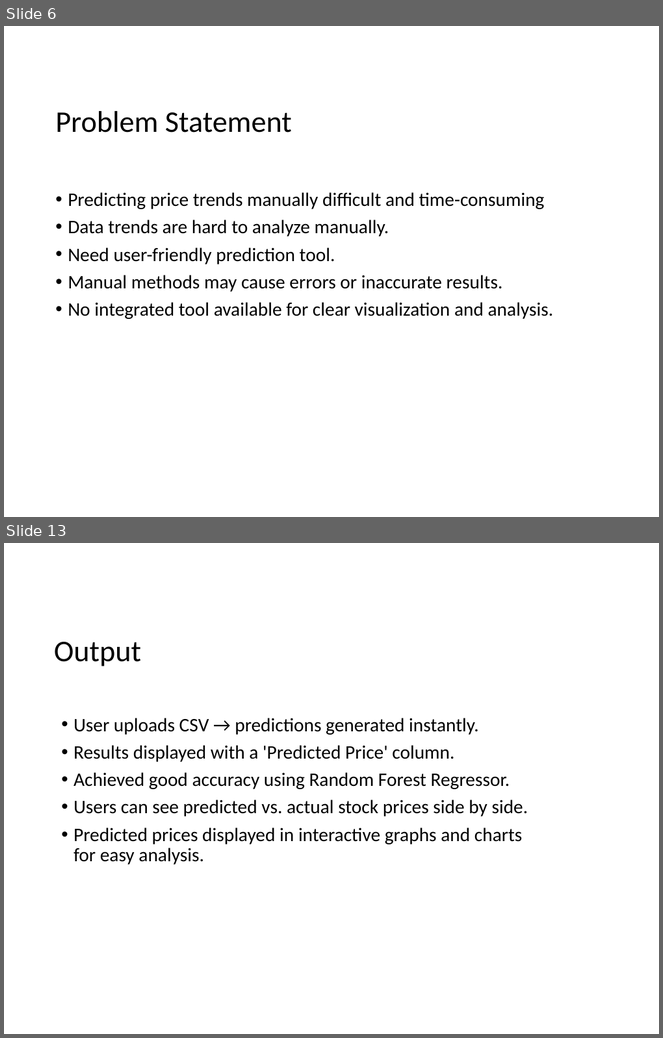
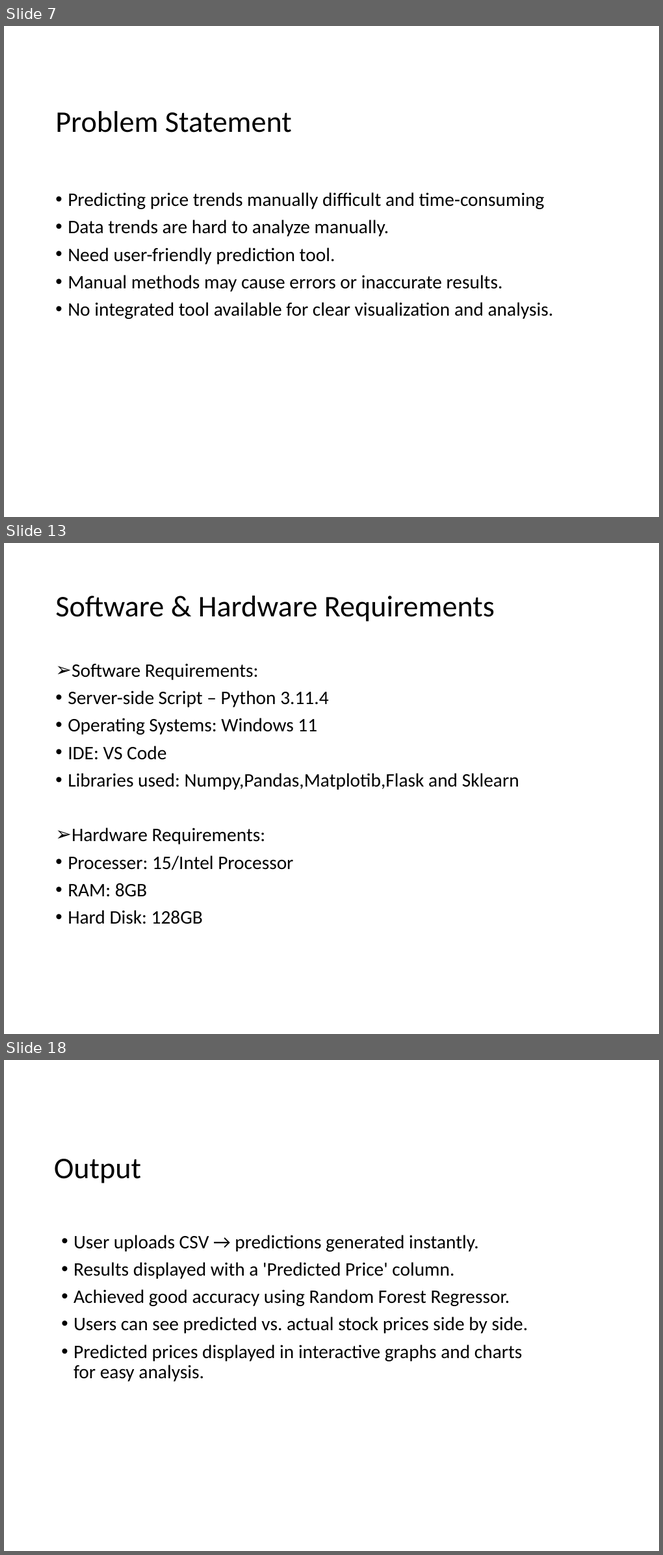
Before and after one commit to swetha-01-max/Estimating-stock-prediction-, a slide deck: Stock_Prediction_Flask_Project_Presentation1.pptx. Shown one above the other, each under a label of ours: slides 6 and 13 before the commit, slides 7, 13 and 18 after it; the slides between them are not shown. The pictures are 663x1038 and 663x1555 pixels, drawn with LibreOffice and Linux fonts; fonts in the diff are those of the drawing; background and template pictures are left out. Boxes give left, top, right and bottom in pixels: in the first picture for what was removed or moved away, otherwise in the second. Text is boxed around its words. In the diff, an @@ line names an element or a change of style, - is before the commit and + after.

```diff
--- a/Stock_Prediction_Flask_Project_Presentation1.pptx
+++ b/Stock_Prediction_Flask_Project_Presentation1.pptx
@@ slide 13 added at bbox=[4, 543, 659, 1034], background picture (left out) @@
@@ title added at bbox=[55, 596, 495, 622], 33 pt, text #000000 @@
+Software & Hardware Requirements
@@ text added at bbox=[68, 664, 519, 925], 21 pt, text #000000 @@
+➢ Software Requirements:
+• Server-side Script – Python 3.11.4
+• Operating Systems: Windows 11
+• IDE: VS Code
+• Libraries used: Numpy,Pandas,Matplotib,Flask and Sklearn
+➢ Hardware Requirements:
+• Processer: 15/Intel Processor
+• RAM: 8GB
+• Hard Disk: 128GB
@@ what was slide 6 is now slide 7 @@
@@ what was slide 13 is now slide 18 @@
```
Also in this commit, not shown: 9 slides changed, 5 other slides added, 1 slide removed.
